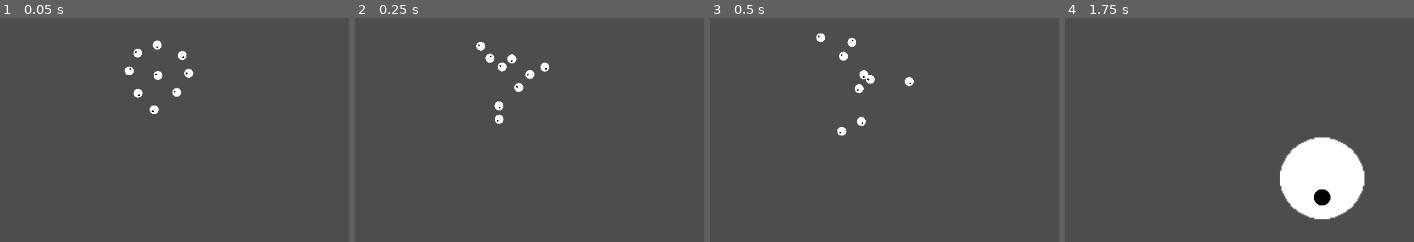
Above: before the commit, frames 1-4 (left to right).
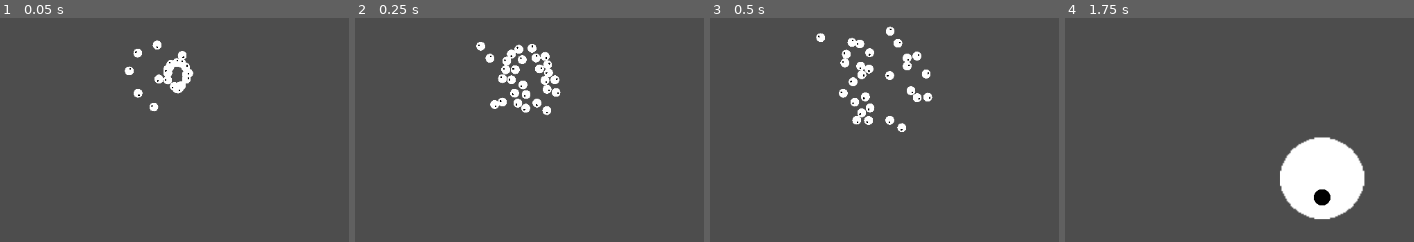
Above: after the commit, the same moments.

Repository: rahmatnazali/colonite
Game: Godot game, scene res://debug/base_unit_2_movement.tscn
Two runs of this game, one before a commit and one after it. Both use one fixed random seed, a clock stepped at 60 frames per second and the inputs below. This scene is started directly instead of the project's main scene.
Inputs:
- Up to frame 1 (0.05 s): no input
- Up to frame 2 (0.25 s): no input
- Up to frame 3 (0.5 s): no input
- Up to frame 4 (1.75 s): click "Next" at 0.5 s
The pictures show only the part of the screen within x 19-69%, y 39-89%; the shares and areas given below are measured in that part.

The runs differ from the first frame. In frame 1, 0.9% of the frame differs, in the area x 42-55%, y 17-43%; in frame 2, 2.5%; in frame 3, 2.7%, in the area x 36-64%, y 3-53%; in frame 4, nothing differs.

Commit message:
Add border on base_unit_2_movement.tscn so BaseUnit did not go off-frame

Diff:
--- a/debug/base_unit_2_movement.gd
+++ b/debug/base_unit_2_movement.gd
@@ -2,8 +2,7 @@
 
 
 func _ready():
-	pass
-
+	$BaseUnitCircular.disable_state()
 
 func _physics_process(delta):
 	# $BaseUnitCircular is always spinning to demonstrate that BaseUnit is only
--- a/debug/base_unit_2_movement.tscn
+++ b/debug/base_unit_2_movement.tscn
@@ -1,8 +1,20 @@
-[gd_scene load_steps=4 format=3 uid="uid://mbcgw6vjj2wc"]
+[gd_scene load_steps=8 format=3 uid="uid://mbcgw6vjj2wc"]
 
 [ext_resource type="Script" path="res://debug/base_unit_2_movement.gd" id="1_kmqbt"]
 [ext_resource type="PackedScene" uid="uid://cng8yewksr3xk" path="res://components/unit/base_unit.tscn" id="2_yb8a0"]
 [ext_resource type="PackedScene" uid="uid://r275w3l6osq3" path="res://components/ui/button_scene.tscn" id="3_21b87"]
+
+[sub_resource type="RectangleShape2D" id="RectangleShape2D_8a1a2"]
+size = Vector2(1122, 8)
+
+[sub_resource type="RectangleShape2D" id="RectangleShape2D_7vy6p"]
+size = Vector2(27.8846, 20)
+
+[sub_resource type="RectangleShape2D" id="RectangleShape2D_lndp1"]
+size = Vector2(20, 546)
+
+[sub_resource type="RectangleShape2D" id="RectangleShape2D_c21sy"]
+size = Vector2(8, 20)
 
 [node name="base_unit_1_movement" type="Control"]
 layout_mode = 3
@@ -25,59 +37,6 @@
 text = "BaseUnit can only move forward at where his head is pointed at.
 If the rotation is changed, so does the direction of where it move."
 
-[node name="BaseUnit" parent="." instance=ExtResource("2_yb8a0")]
-position = Vector2(565, 381)
-rotation = 3.14159
-should_move = true
-SPEED = 100
-
-[node name="BaseUnitCircular" parent="." instance=ExtResource("2_yb8a0")]
-position = Vector2(571, 336)
-rotation = 3.14159
-should_move = true
-SPEED = 100
-
-[node name="BaseUnit2" parent="." instance=ExtResource("2_yb8a0")]
-position = Vector2(567, 290)
-should_move = true
-SPEED = 100
-
-[node name="BaseUnit3" parent="." instance=ExtResource("2_yb8a0")]
-position = Vector2(614, 332)
-rotation = 1.5708
-should_move = true
-SPEED = 100
-
-[node name="BaseUnit4" parent="." instance=ExtResource("2_yb8a0")]
-position = Vector2(527, 332)
-rotation = 4.71239
-should_move = true
-SPEED = 100
-
-[node name="BaseUnit5" parent="." instance=ExtResource("2_yb8a0")]
-position = Vector2(600, 305)
-rotation = 0.785398
-should_move = true
-SPEED = 100
-
-[node name="BaseUnit6" parent="." instance=ExtResource("2_yb8a0")]
-position = Vector2(543, 306)
-rotation = 5.49779
-should_move = true
-SPEED = 100
-
-[node name="BaseUnit7" parent="." instance=ExtResource("2_yb8a0")]
-position = Vector2(539, 357)
-rotation = 3.92699
-should_move = true
-SPEED = 100
-
-[node name="BaseUnit8" parent="." instance=ExtResource("2_yb8a0")]
-position = Vector2(597, 360)
-rotation = 2.35619
-should_move = true
-SPEED = 100
-
 [node name="ButtonScene" parent="." instance=ExtResource("3_21b87")]
 layout_mode = 1
 anchors_preset = 1
@@ -88,3 +47,205 @@
 grow_horizontal = 0
 text = "Next"
 target_scene = "res://debug/base_unit_3_collision.tscn"
+
+[node name="BaseUnitCircular" parent="." instance=ExtResource("2_yb8a0")]
+position = Vector2(571, 336)
+rotation = 3.14159
+should_move = true
+SPEED = 100
+
+[node name="BaseUnit" parent="." instance=ExtResource("2_yb8a0")]
+position = Vector2(565, 381)
+rotation = 3.14159
+should_move = true
+SPEED = 100
+
+[node name="BaseUnit2" parent="." instance=ExtResource("2_yb8a0")]
+position = Vector2(567, 290)
+should_move = true
+SPEED = 100
+
+[node name="BaseUnit3" parent="." instance=ExtResource("2_yb8a0")]
+position = Vector2(614, 332)
+rotation = 1.5708
+should_move = true
+SPEED = 100
+
+[node name="BaseUnit4" parent="." instance=ExtResource("2_yb8a0")]
+position = Vector2(527, 332)
+rotation = 4.71239
+should_move = true
+SPEED = 100
+
+[node name="BaseUnit5" parent="." instance=ExtResource("2_yb8a0")]
+position = Vector2(600, 305)
+rotation = 0.785398
+should_move = true
+SPEED = 100
+
+[node name="BaseUnit6" parent="." instance=ExtResource("2_yb8a0")]
+position = Vector2(543, 306)
+rotation = 5.49779
+should_move = true
+SPEED = 100
+
+[node name="BaseUnit7" parent="." instance=ExtResource("2_yb8a0")]
+position = Vector2(539, 357)
+rotation = 3.92699
+should_move = true
+SPEED = 100
+
+[node name="BaseUnit8" parent="." instance=ExtResource("2_yb8a0")]
+position = Vector2(597, 360)
+rotation = 2.35619
+should_move = true
+SPEED = 100
+
+[node name="BaseUnit9" parent="." instance=ExtResource("2_yb8a0")]
+position = Vector2(597, 360)
+rotation = 2.35619
+should_move = true
+SPEED = 100
+
+[node name="BaseUnit10" parent="." instance=ExtResource("2_yb8a0")]
+position = Vector2(597, 360)
+rotation = 2.35619
+should_move = true
+SPEED = 100
+
+[node name="BaseUnit11" parent="." instance=ExtResource("2_yb8a0")]
+position = Vector2(597, 360)
+rotation = 2.35619
+should_move = true
+SPEED = 100
+
+[node name="BaseUnit12" parent="." instance=ExtResource("2_yb8a0")]
+position = Vector2(597, 360)
+rotation = 2.35619
+should_move = true
+SPEED = 100
+
+[node name="BaseUnit13" parent="." instance=ExtResource("2_yb8a0")]
+position = Vector2(597, 360)
+rotation = 2.35619
+should_move = true
+SPEED = 100
+
+[node name="BaseUnit14" parent="." instance=ExtResource("2_yb8a0")]
+position = Vector2(597, 360)
+rotation = 2.35619
+should_move = true
+SPEED = 100
+
+[node name="BaseUnit15" parent="." instance=ExtResource("2_yb8a0")]
+position = Vector2(597, 360)
+rotation = 2.35619
+should_move = true
+SPEED = 100
+
+[node name="BaseUnit16" parent="." instance=ExtResource("2_yb8a0")]
+position = Vector2(597, 360)
+rotation = 2.35619
+should_move = true
+SPEED = 100
+
+[node name="BaseUnit17" parent="." instance=ExtResource("2_yb8a0")]
+position = Vector2(597, 360)
+rotation = 2.35619
+should_move = true
+SPEED = 100
+
+[node name="BaseUnit18" parent="." instance=ExtResource("2_yb8a0")]
+position = Vector2(597, 360)
+rotation = 2.35619
+should_move = true
+SPEED = 100
+
+[node name="BaseUnit19" parent="." instance=ExtResource("2_yb8a0")]
+position = Vector2(597, 360)
+rotation = 2.35619
+should_move = true
+SPEED = 100
+
+[node name="BaseUnit20" parent="." instance=ExtResource("2_yb8a0")]
+position = Vector2(597, 360)
+rotation = 2.35619
+should_move = true
+SPEED = 100
+
+[node name="BaseUnit21" parent="." instance=ExtResource("2_yb8a0")]
+position = Vector2(597, 360)
+rotation = 2.35619
+should_move = true
+SPEED = 100
+
+[node name="BaseUnit22" parent="." instance=ExtResource("2_yb8a0")]
+position = Vector2(597, 360)
+rotation = 2.35619
+should_move = true
+SPEED = 100
+
+[node name="BaseUnit23" parent="." instance=ExtResource("2_yb8a0")]
+position = Vector2(597, 360)
+rotation = 2.35619
+should_move = true
+SPEED = 100
+
+[node name="BaseUnit24" parent="." instance=ExtResource("2_yb8a0")]
+position = Vector2(597, 360)
+rotation = 2.35619
+should_move = true
+SPEED = 100
+
+[node name="BaseUnit25" parent="." instance=ExtResource("2_yb8a0")]
+position = Vector2(597, 360)
+rotation = 2.35619
+should_move = true
+SPEED = 100
+
+[node name="BaseUnit26" parent="." instance=ExtResource("2_yb8a0")]
+position = Vector2(597, 360)
+rotation = 2.35619
+should_move = true
+SPEED = 100
+
+[node name="BaseUnit27" parent="." instance=ExtResource("2_yb8a0")]
+position = Vector2(597, 360)
+rotation = 2.35619
+should_move = true
+SPEED = 100
+
+[node name="BaseUnit28" parent="." instance=ExtResource("2_yb8a0")]
+position = Vector2(597, 360)
+rotation = 2.35619
+should_move = true
+SPEED = 100
+
+[node name="CollisionBorder" type="Node2D" parent="."]
+
+[node name="Up" type="StaticBody2D" parent="CollisionBorder"]
+
+[node name="CollisionShape2D" type="CollisionShape2D" parent="CollisionBorder/Up"]
+position = Vector2(577, 82)
+shape = SubResource("RectangleShape2D_8a1a2")
+
+[node name="Left" type="StaticBody2D" parent="CollisionBorder"]
+
+[node name="CollisionShape2D" type="CollisionShape2D" parent="CollisionBorder/Left"]
+position = Vector2(580, 624)
+scale = Vector2(39.52, 0.320002)
+shape = SubResource("RectangleShape2D_7vy6p")
+
+[node name="Down" type="StaticBody2D" parent="CollisionBorder"]
+
+[node name="CollisionShape2D" type="CollisionShape2D" parent="CollisionBorder/Down"]
+position = Vector2(25, 355)
+scale = Vector2(0.4, 1)
+shape = SubResource("RectangleShape2D_lndp1")
+
+[node name="Right" type="StaticBody2D" parent="CollisionBorder"]
+
+[node name="CollisionShape2D" type="CollisionShape2D" parent="CollisionBorder/Right"]
+position = Vector2(1128, 352)
+scale = Vector2(1, 27.72)
+shape = SubResource("RectangleShape2D_c21sy")
